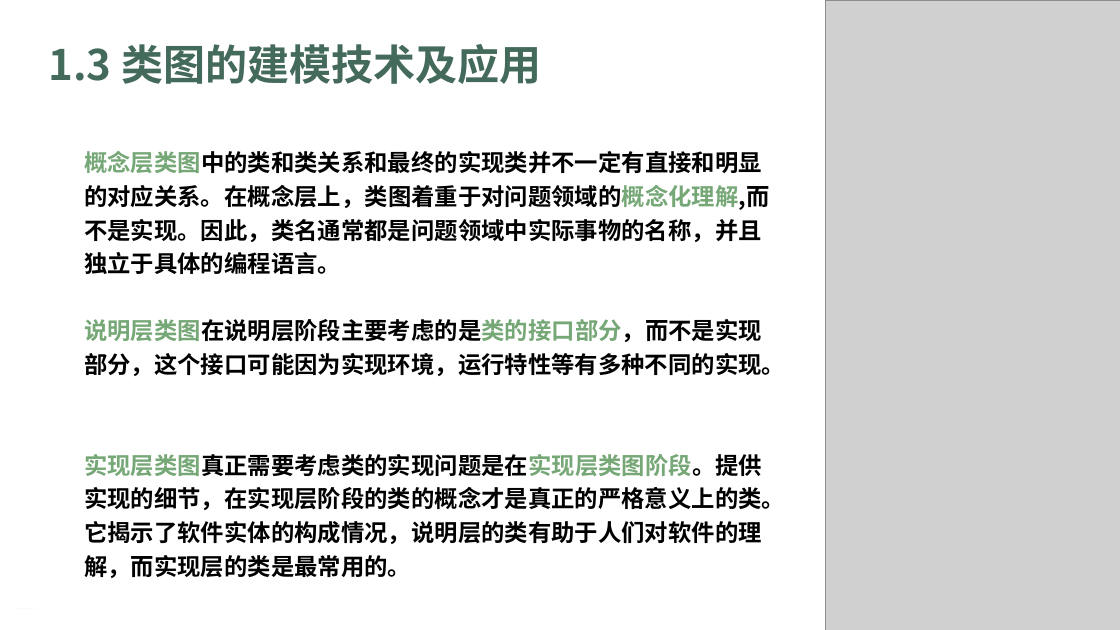
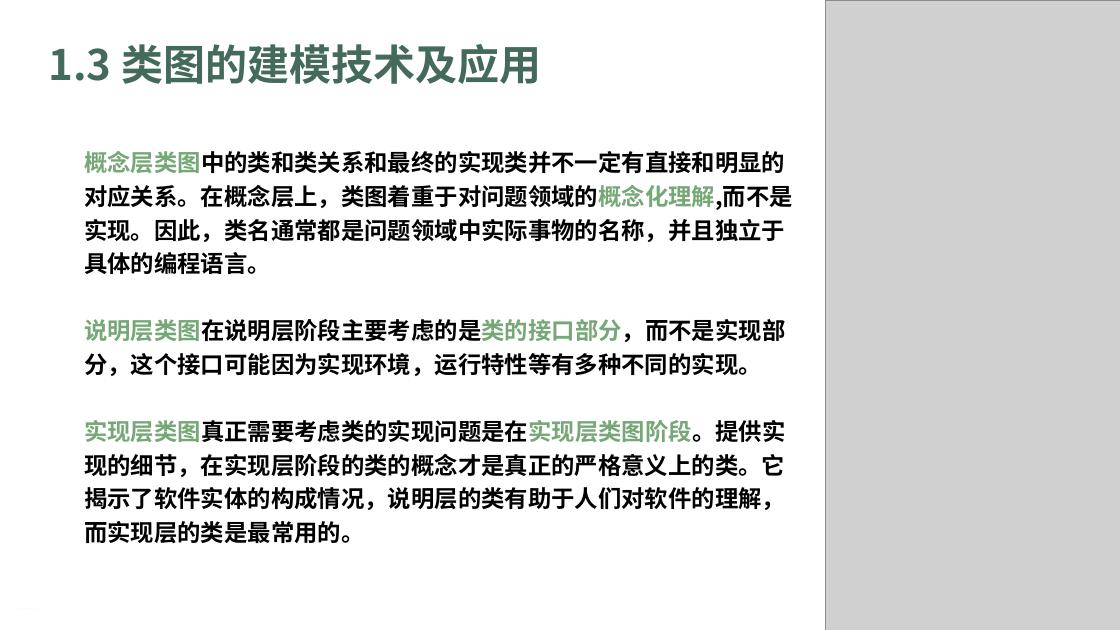
Before and after one commit to Ysuny2333/SRA2022-G15, a slide deck: slide 12 of 翻转课堂/SRA2022-G15-UML基础Ⅳ.pptx. Drawn at 1120x630 pixels with LibreOffice and Linux fonts; fonts in the diff are those of the drawing; grey boxes stand for pictures. Boxes give left, top, right and bottom in pixels: in the first picture for what was removed or moved away, otherwise in the second. Text is boxed around its words. In the diff, an @@ line names an element or a change of style, - is before the commit and + after.

Commit message:
Update SRA2022-G15-UML基础Ⅳ.pptx
SRA2022-G15-UML基础Ⅳv1.0.1

```diff
--- a/翻转课堂/SRA2022-G15-UML基础Ⅳ.pptx
+++ b/翻转课堂/SRA2022-G15-UML基础Ⅳ.pptx
@@ text "概念层类图中的类和类关系和最终的实现类并不一定有直接和明显的对应关系。在概念层上，类图着重于对问题领域的概念化理解,而不 ..." rewrapped from (84,151,785,544) to (84,151,793,543) @@
```
